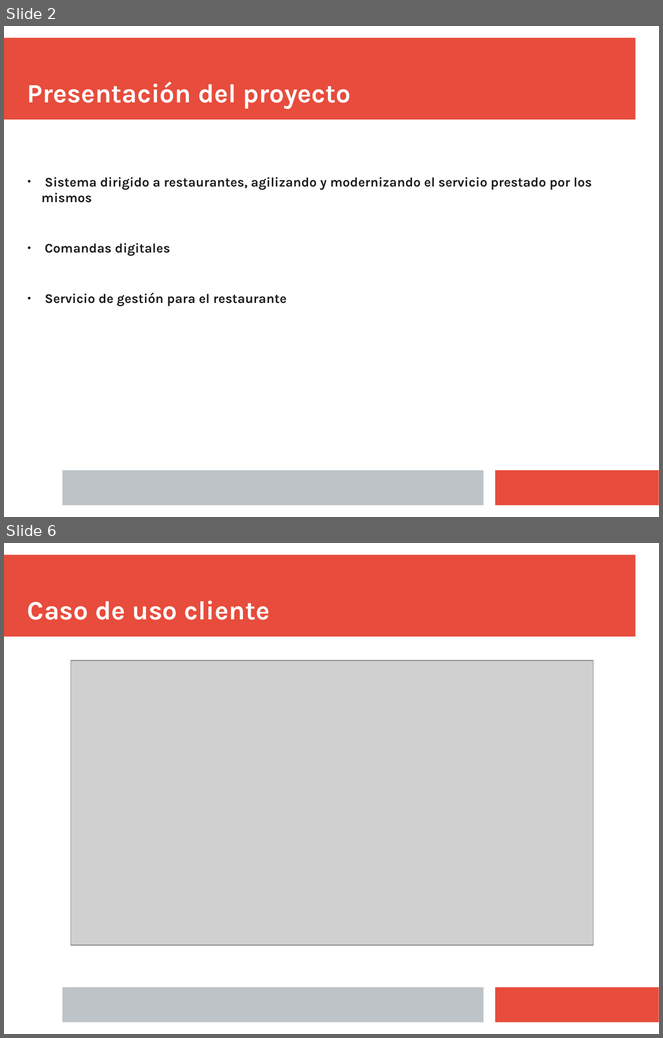
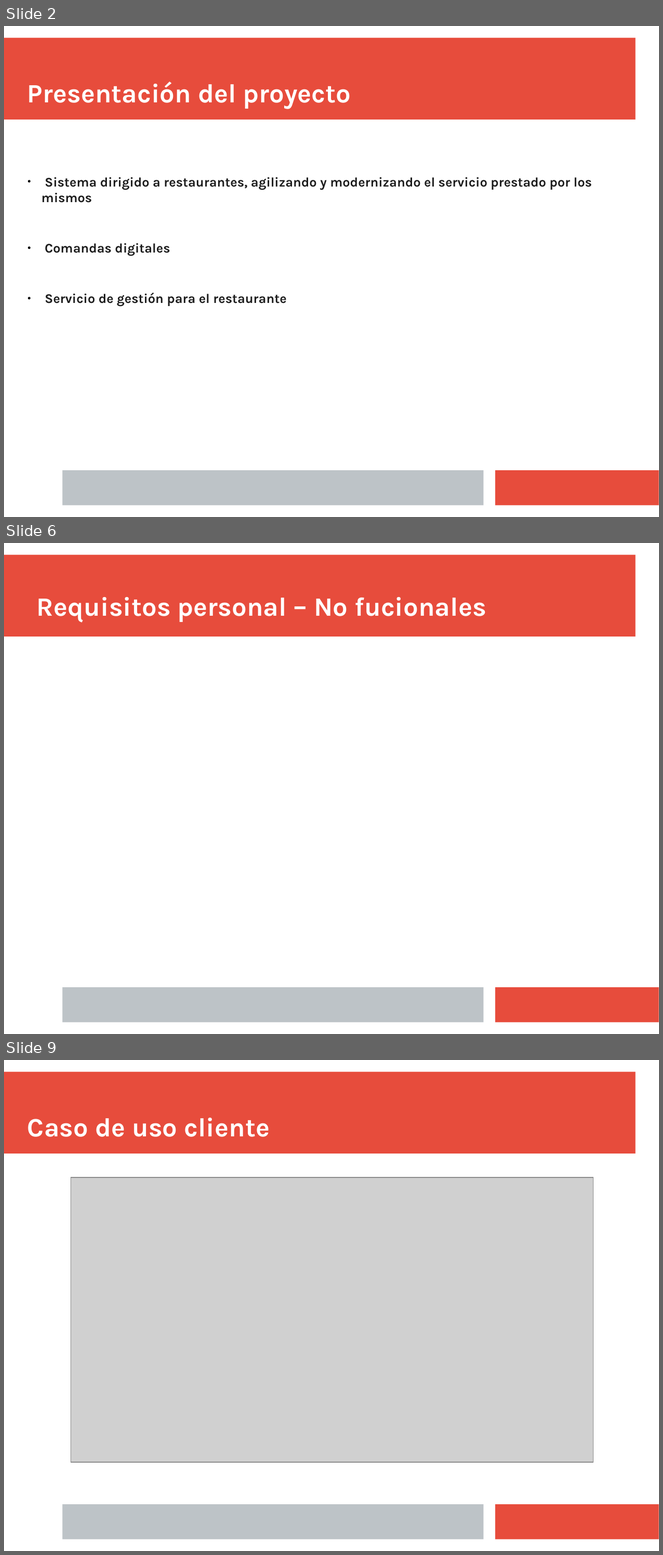
Before and after one commit to Juanba1998/APP-Restaurante, a slide deck: Material/Presentación/presentacion.pptx. Shown one above the other, each under a label of ours: slides 2 and 6 before the commit, slides 2, 6 and 9 after it; the slides between them are not shown. The pictures are 663x1038 and 663x1555 pixels, drawn with LibreOffice and Linux fonts; fonts in the diff are those of the drawing; grey boxes stand for pictures. Boxes give left, top, right and bottom in pixels: in the first picture for what was removed or moved away, otherwise in the second. Text is boxed around its words. In the diff, an @@ line names an element or a change of style, - is before the commit and + after.

```diff
--- a/Material/Presentación/presentacion.pptx
+++ b/Material/Presentación/presentacion.pptx
@@ slide 6 added at <box>4,543,659,1034</box>, background #FFFFFF; not listed: 3 template elements that a slide beside it also shows @@
@@ title added at <box>37,597,487,622</box>, 32 pt, text #FFFFFF, bold @@
+Requisitos personal – No fucionales
@@ what was slide 6 is now slide 9 @@
```
Also in this commit, not shown: 3 slides changed, 2 other slides added.
